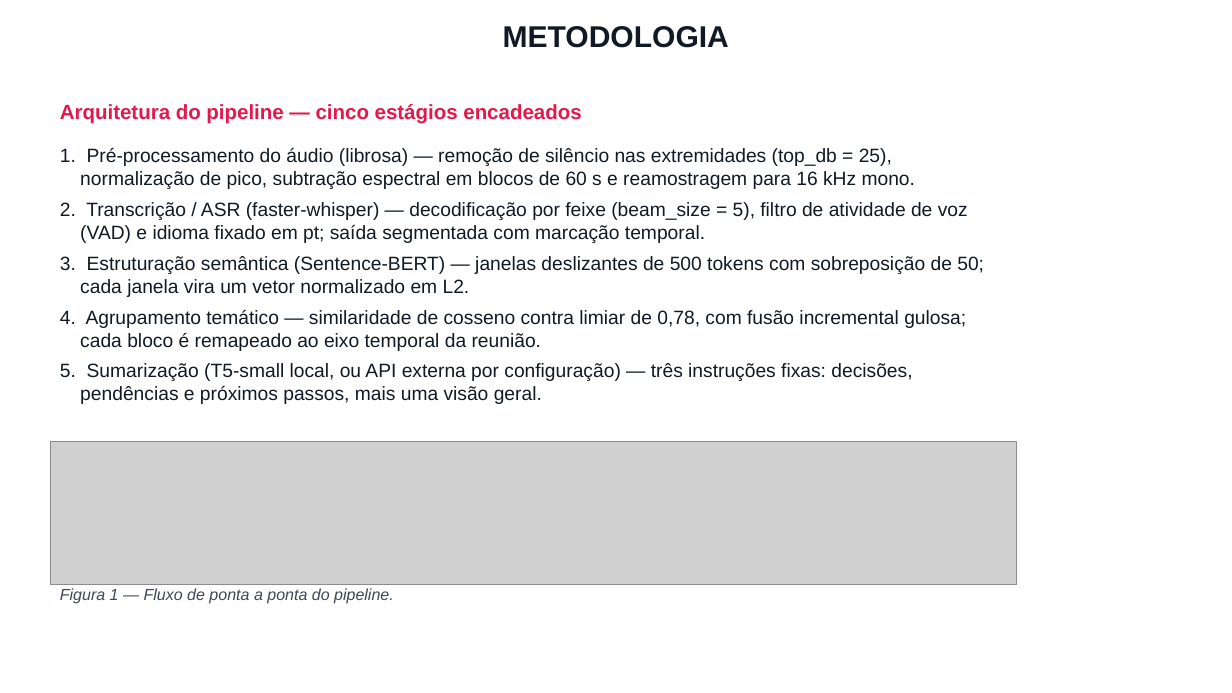
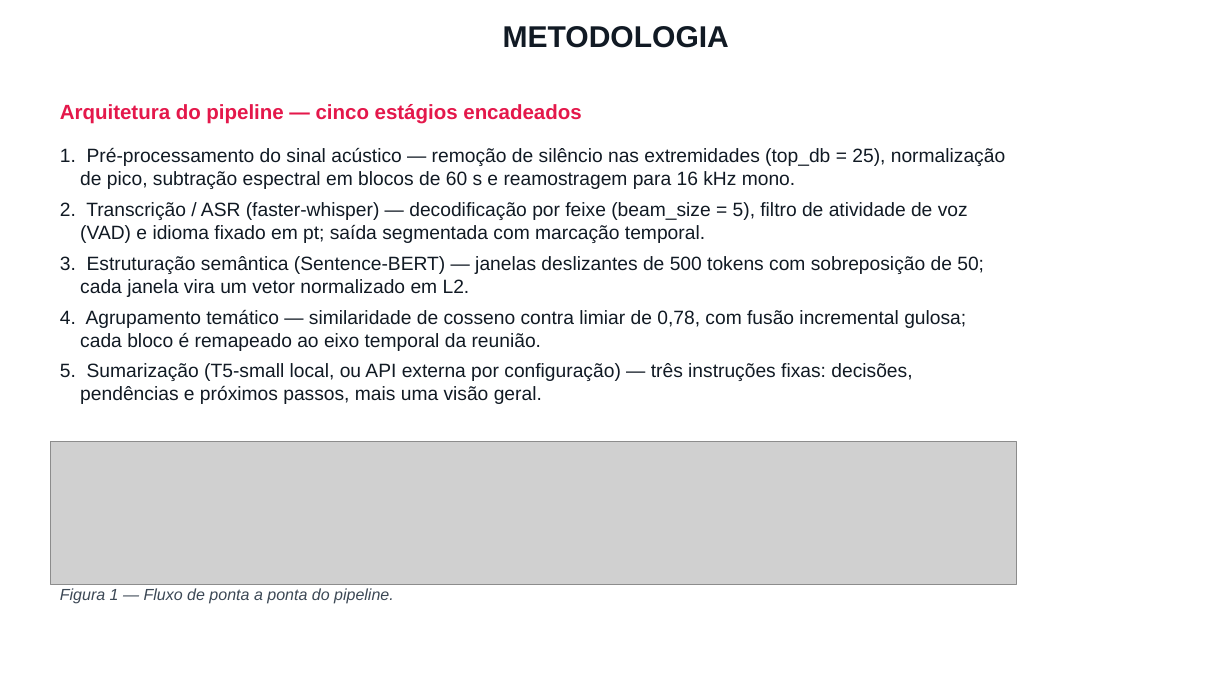
Before and after one commit to MatMeloni/meeting-transcription, a slide deck: slide 4 of docs/apresentacao/APRESENTACAO_JIC_2026_Meloni.pptx. Drawn at 1232x693 pixels with LibreOffice and Linux fonts; fonts in the diff are those of the drawing; grey boxes stand for pictures; background and template pictures are left out. Boxes give left, top, right and bottom in pixels: in the first picture for what was removed or moved away, otherwise in the second. Text is boxed around its words. In the diff, an @@ line names an element or a change of style, - is before the commit and + after.

```diff
--- a/docs/apresentacao/APRESENTACAO_JIC_2026_Meloni.pptx
+++ b/docs/apresentacao/APRESENTACAO_JIC_2026_Meloni.pptx
@@ text at box(60, 148, 1005, 189): text changed @@
-1. Pré-processamento do áudio (librosa) — remoção de silêncio nas extremidades (top_db = 25), normalização de pico, subtração espectral em blocos de 60 s e reamostragem para 16 kHz mono.
+1. Pré-processamento do sinal acústico — remoção de silêncio nas extremidades (top_db = 25), normalização de pico, subtração espectral em blocos de 60 s e reamostragem para 16 kHz mono.
```
Also in this commit, not shown: 4 other slides changed, 1 slide added, 5 other files.
